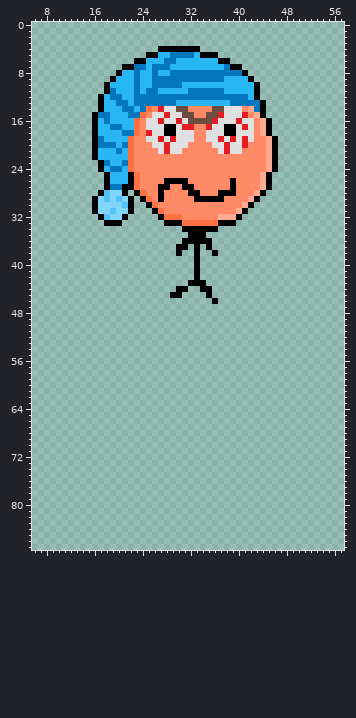
Two versions of one pixel-art file, Entwurf/Woke.aseprite. Above: the version before the commit.
128x128 pixels, 1 frame. Shown: x 6..57, y 0..87. The old version is drawn lined up with the new one, on the new canvas.
And afterwards:
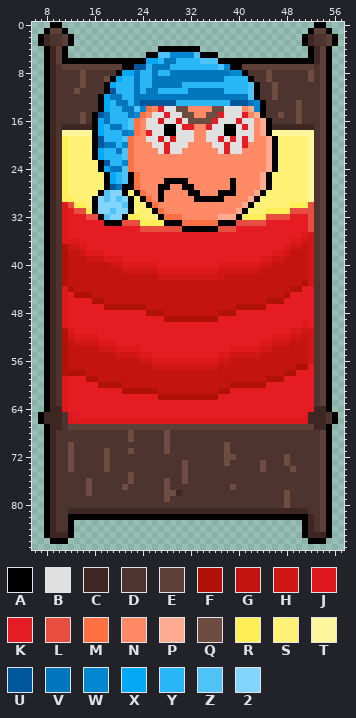
Palette (. is transparent): A #000000  B #e0e0e0  C #3e2723  D #4e342e  E #5d4037  F #b0120a  G #c41411  H #d01716  J #dd191d  K #e51c23  L #e84e40  M #ff7043  N #ff8a65  P #ffab91  Q #6d4c41  R #ffee58  S #fff176  T #fff59d  U #01579b  V #0277bd  W #0288d1  X #03a9f4  Y #29b6f6  Z #4fc3f7  2 #81d4fa
Commit message: Wakeups und Woke aktualisiert
Change:
canvas 128x128 -> 64x96, the old top-left corner now at -30,-26 (the part of the old canvas that was cut away was empty and is not shown)
Changed rows in their new state; - is an unchanged pixel.
first column x 7:
 0 --AA------------------------------------------AA--
 1 -AEEA----------------------------------------AEEA-
 2 ACDDEA--------------------------------------ACDDEA
 3 ACDDEA--------------------------------------ACDDEA
 4 -ACEA----------------------------------------ACEA-
 5 -ACEA---------------ZZWWWWZ------------------ACEA-
 6 -ACEAAAAAAAAAAAA--XX-------ZZZ--AAAAAAAAAAAAAACEA-
 7 -ACDEEEEEEEEEE--UU------------ZW--EEEEEEEEEEEEDEA-
 8 -ACDDDDQDDDDD-XX----------------WW-DDDQDDDDDDQDEA-
 9 -ACDDDDQDDDQ-X----------------------DDQDDDDDDQDEA-
10 -ACDDDDQDDD-X----------------------Z-DDQDDDDDDDEA-
11 -ACDDDQDDDD-U----------------------Z-DDQDDDDDDDEA-
12 -ACDDDDDDD-X-----------------------Z-DDQDDDDDDDEA-
13 -ACDDDDDDD-X-----UUUUUU---------UUU-W-DDDDDQDDDEA-
14 -ACDDDDDDD-X----ZW------------------W-DDDDDQDDDEA-
15 -ACDDDDQD-U-----W---------------------DDQDDQDDDEA-
16 -ACDDDDQD-X----Z-----------------------DDDDQDDDEA-
17 -ACDCCCCC-X----Z-----------------------CCCCCCCDEA-
18 -ACDTTTTT-X----W-----------------------TTTTTTTDEA-
19 -ACDRSSSS-U---Z-------------------------SSSSSTDEA-
20 -ACDRSSSS-U---W-------------------------SSSSSTDEA-
21 -ACDRSSSS-X---Z-------------------------SSSSSTDEA-
22 -ACDRSSSS-X---Z-------------------------SSSSSTDEA-
23 -ACDRSSSSS-U--W-------------------------SSSSSTDEA-
24 -ACDRSSSSS-X--Z-------------------------SSSSSTDEA-
25 -ACDRSSSSSS-X-Z------------------------SSSSSSTDEA-
26 -ACDRSSSSSS-X-Z------------------------SSSSSSTDEA-
27 -ACDRSSSSSS-U--------------------------SSSSSSTDEA-
28 -ACDRSSSSS-----S----------------------SSSSSSSTDEA-
29 -ACDRRSSS-------S--------------------SSSSSSSSTDEA-
30 -ACDJLRRS-------SS------------------SSSSSSRRRLDEA-
31 -ACDJKLLR-------SSS----------------SSSRRRRLLLLDEA-
32 -ACDJKKKLL-----RRSSS--------------RRRRLLLLKKKLDEA-
33 -ACDJKKKKKK---LLLRRRR------------LLLLLKKKKKKKLDEA-
34 -ACDJKKKKKKKKKKKKLLLLLLL------LLLKKKKKKKKKKKKLDEA-
35 -ACDJKKKKKKKKKKKKKKKKKKKKKKKKKKKKKKKKKKKKKKKJHDEA-
36 -ACDJJJKKKKKKKKKKKKKKKKKKKKKKKKKKKKKKKKKKKJJHHDEA-
37 -ACDFHHJKKKKKKKKKKKKKKKKKKKKKKKKKKKKKKKKKJHHGHDEA-
38 -ACDFGGHJJJKKKKKKKKKKKKKKKKKKKKKKKKKKKKJJHGGGHDEA-
39 -ACDFGGGHHHJJJKKKKKKKKKKKKKKKKKKKKKKKJJHHGGGGHDEA-
40 -ACDFGGGGGGGHHJJJJJJKKKKKKKKKKJJJJJJJHHGGGGGGHDEA-
41 -ACDFGGGGGGGGGHHHHHHJJJJJJJJJJHHHHHHHGGGGGGGGHDEA-
42 -ACDFGGGGGGGGGGGGGGGHHHHHHHHHHHGGGGGGGGGGGGGGHDEA-
43 -ACDFGGGGGGGGGGGGGGGGGGGGGGGGGGGGGGGGGGGGGGGFHDEA-
44 -ACDJFGGGGGGGGGGGGGGGGGGGGGGGGGGGGGGGGGGGGFFKKDEA-
45 -ACDJKFFFGGGGGGGGGGGGGGGGGGGGGGGGGGGGGGGGFKKKKDEA-
46 -ACDJKKKKFFGGGGGGGGGGGGGGGGGGGGGGGGGGGFFFKKKKKDEA-
47 -ACDJKKKKKKFFFFFFFGGGGGGGGGGGGGGGFFFFFKKKKKKKKDEA-
48 -ACDJKKKKKKKKKKKKKFFFGGGGGGGGGFFFKKKKKKKKKKKKKDEA-
49 -ACDJKKKKKKKKKKKKKKKKFFFFFFFFFKKKKKKKKKKKKKKKKDEA-
50 -ACDJKKKKKKKKKKKKKKKKKKKKKKKKKKKKKKKKKKKKKKKJKDEA-
51 -ACDFJKKKKKKKKKKKKKKKKKKKKKKKKKKKKKKKKKKKKJJHHDEA-
52 -ACDFHJJJJKKKKKKKKKKKKKKKKKKKKKKKKKKKKKJJJHHGHDEA-
53 -ACDFGHHHHJJJKKKKKKKKKKKKKKKKKKKKKKKKJJHHHGGGHDEA-
54 -ACDFGGGGGHHHJJJJKKKKKKKKKKKKKKKJJJJJHHGGGGGGHDEA-
55 -ACDFGGGGGGGGHHHHJJKKKKKKKKKKKJJHHHHHGGGGGGGGHDEA-
56 -ACDFGGGGGGGGGGGGHHJJJJJJJJJJJHHGGGGGGGGGGGGGHDEA-
57 -ACDFGGGGGGGGGGGGGGHHHHHHHHHHHGGGGGGGGGGGGGFFKDEA-
58 -ACDFFFFGGGGGGGGGGGGGGGGGGGGGGGGGGGGGGGGGFFKKKDEA-
59 -ACDJKKKFFGGGGGGGGGGGGGGGGGGGGGGGGGGGGFFFKKKKKDEA-
60 -ACDJKKKKKFFFFGGGGGGGGGGGGGGGGGGFFFFFFKKKKKKKKDEA-
61 -ACDJKKKKKKKKKFFFFFFGGGGGGGGGGFFKKKKKKKKKKKKKKDEA-
62 -ACDJKKKKKKKKKKKKKKKFFFFFFFFFFKKKKKKKKKKKKKKKKDEA-
63 -ACDJKKKKKKKKKKKKKKKKKKKKKKKKKKKKKKKKKKKKKKKKKDEA-
64 -ACCJKKKKKKKKKKKKKKKKKKKKKKKKKKKKKKKKKKKKKKKKKCCA-
65 ACCCDJKKKKKKKKKKKKKKKKKKKKKKKKKKKKKKKKKKKKKKKCCCDA
66 ACCCDJJJJJJJJJJJJJJJJJJJJJJJJJJJJJJJJJJJJJJJJCCCDA
67 -ACCDEEEEEEEEEEEEEEEEEEEEEEEEEEEEEEEEEEEEEEEEECCA-
68 -ACDDDDDDDDDDDDQDDDDDQDDDDDDDDDDDDDDDDDDDDDDDDDEA-
69 -ACDDDDDDDDDDDDQDDDDDQDDDDDDDDDDDDDDDDDDDDDDDDDEA-
70 -ACDDQDDDDDDDDDDDDDDDQDDDDDDDDDQDDDDDDDDDDDDDDDEA-
71 -ACDDQDDDDDQDDDQDDDDDQDDDDDDDDDQDDDDDDDDDDDDDDDEA-
72 -ACDDQDDDDDQDDDDDDDDDDDDDDDDDDDQQDDDDDDDDQDDDDDEA-
73 -ACDDQDDDDDQDDDDDDDDDDDDQDDDDDDQDDDDDQDDDQDDDDDEA-
74 -ACDDQDDDDDQDDDDDDDDDDDDQDDDDDDDDDDDDQDDDDQDDDDEA-
75 -ACDDDDDDDDDDDDQDDDDDDDDQDDDDDDDDDDDDDDDDDDDDDDEA-
76 -ACDDDDDQDDDDDDQDDDDDQDDQDDDDDDDDDDDDDDDDDDDDDDEA-
77 -ACDDDDDQDDDDDQDDDDDDQDDDDDDDDDDQDDDDDDDDDDDDDDEA-
78 -ACDDDDDQDDDDDDDDDDDDQQCDDDDDDDDDDDDDDDDDQDDDDDEA-
79 -ACDDDDDDDDDDDDDDDDDDQDDDDDDDDDDDDDDDDDDDQDDDDDEA-
80 -ACDDDDDDDDDDDDDDDDDDDDDDDDDDDDDDDDDDDDDDQDDDDDEA-
81 -ACDDCCCCCCCCCCCCCCCCCCCCCCCCCCCCCCCCCCCCCCCCDDEA-
82 -ACDDAAAAAAAAAAAAAAAAAAAAAAAAAAAAAAAAAAAAAAAACDEA-
83 -ACDDA--------------------------------------ACDEA-
84 -ACDDA--------------------------------------ACDEA-
85 -ACCCA--------------------------------------ACCCA-
86 --AAA----------------------------------------AAA--
Boxes around the changes in both pictures, in picture pixels (x1, y1, x2, y2):
changed: (38, 22, 338, 544)
